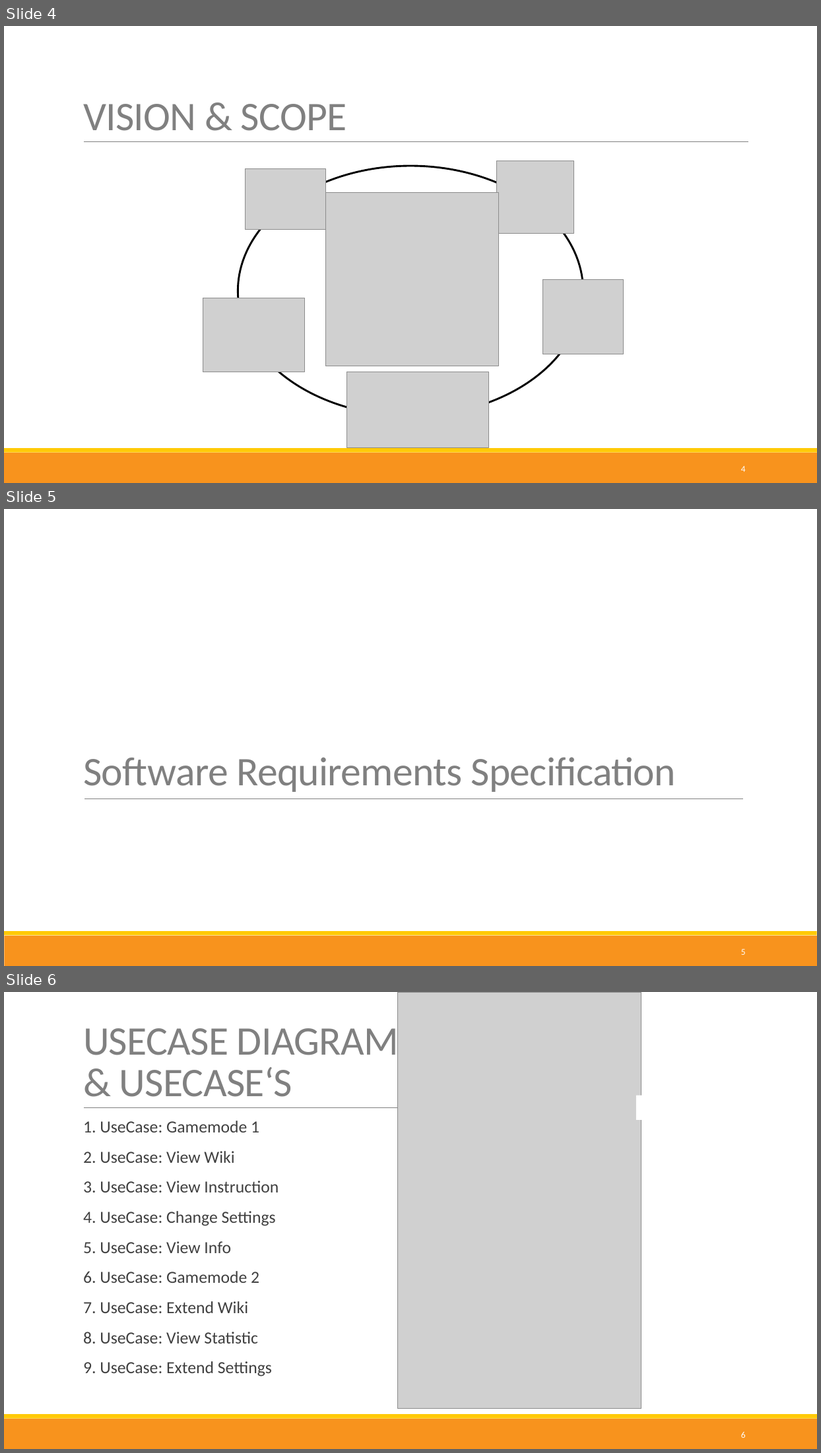
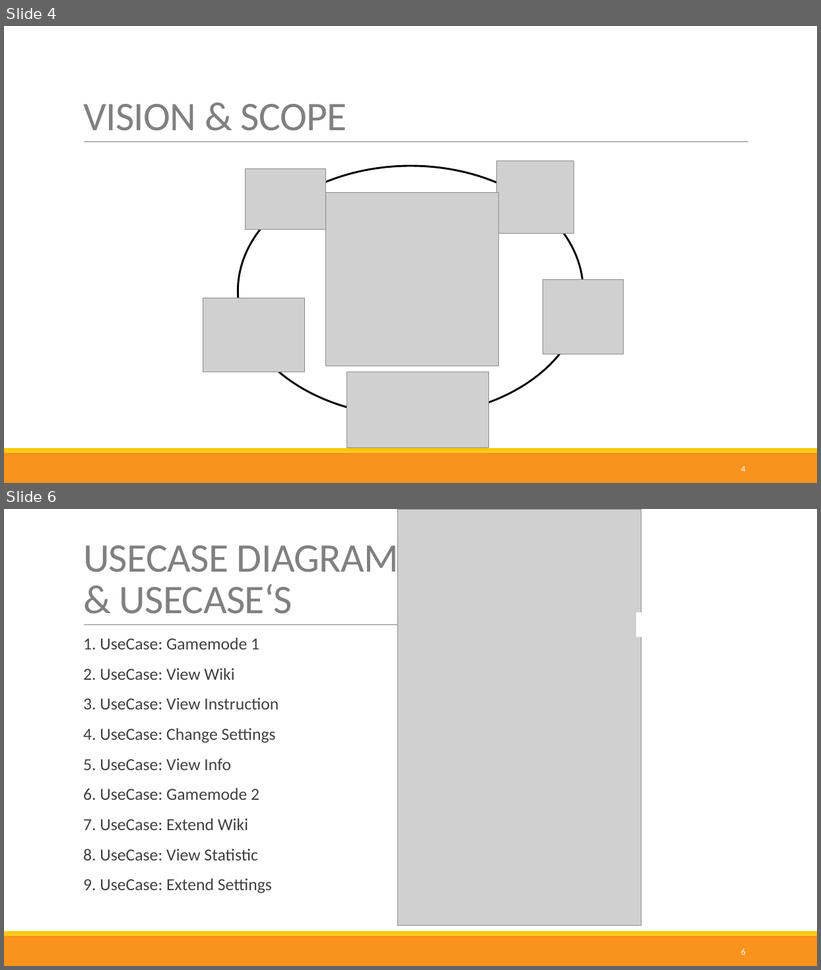
Before and after one commit to nappydevelopment/Nappy-the-ingenious-docs, a slide deck: presentation/Final/Final.pptx. Shown one above the other, each under a label of ours: slides 4, 5 and 6 before the commit, slides 4 and 6 after it; the slides between them are not shown. The pictures are 821x1453 and 821x970 pixels, drawn with LibreOffice and Linux fonts; fonts in the diff are those of the drawing; grey boxes stand for pictures. Boxes give left, top, right and bottom in pixels: in the first picture for what was removed or moved away, otherwise in the second. Text is boxed around its words. In the diff, an @@ line names an element or a change of style, - is before the commit and + after.

```diff
--- a/presentation/Final/Final.pptx
+++ b/presentation/Final/Final.pptx
@@ slide 5 removed at (4,509,817,966), background #FFFFFF; not listed: 2 template elements that a slide beside it also shows @@
@@ title removed at (83,757,676,792) @@
-Software Requirements Specification
@@ line removed from (85, 799) to (743, 799) @@
@@ page number removed at (741,949,746,955) @@
-5
```
Also in this commit, not shown: 7 slides changed, 6 slides added, 3 other slides removed, 3 other files.
